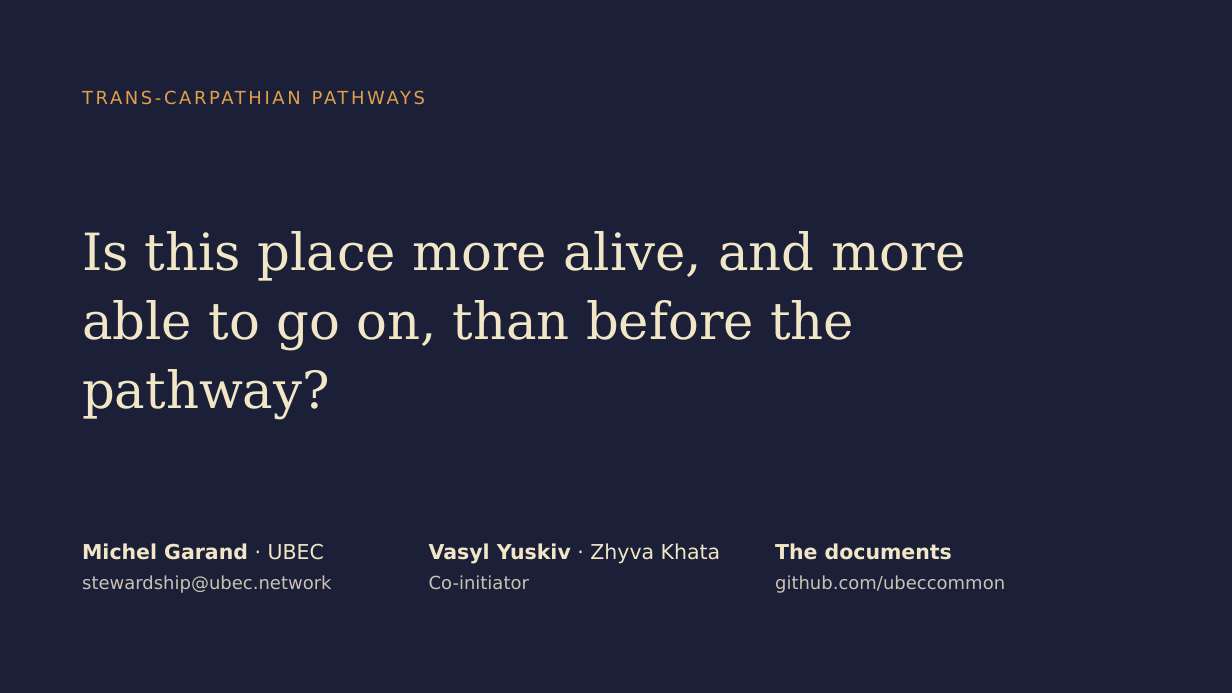
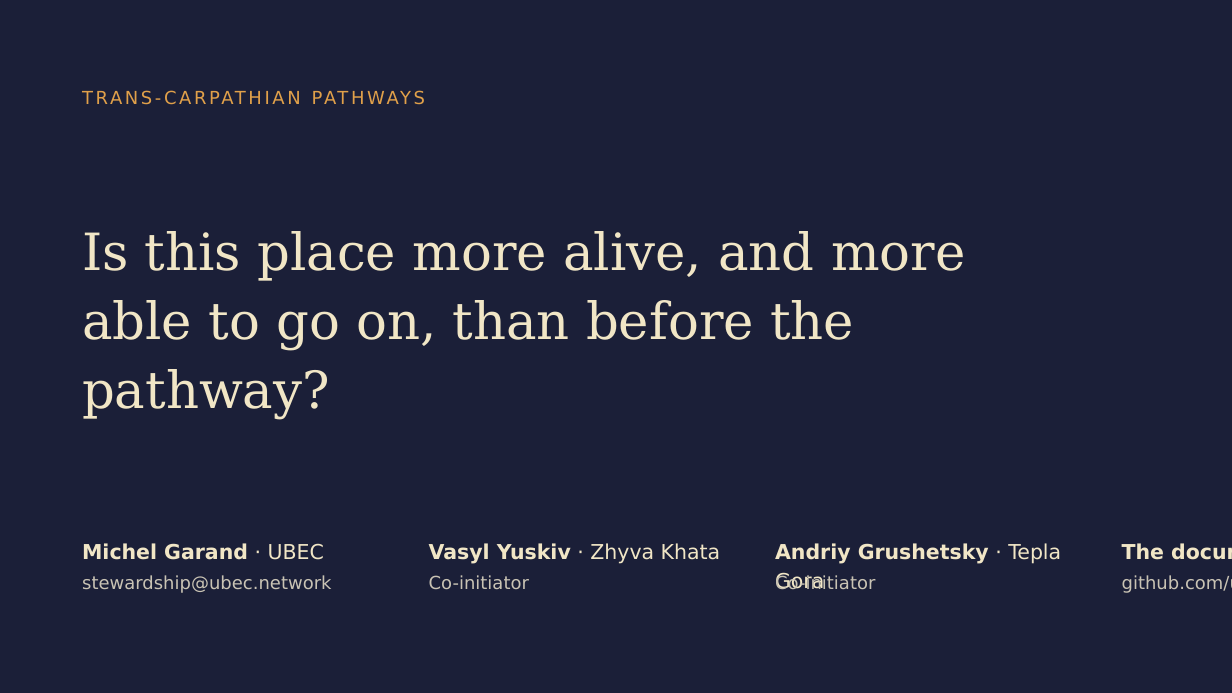
Before and after one commit to ubeccommon/trans_carpathian_pathways, a slide deck: slide 17 of docs/overview/Trans-Carpathian_Pathways_Overview.odp. Drawn at 1232x693 pixels with LibreOffice and Linux fonts; fonts in the diff are those of the drawing. Boxes give left, top, right and bottom in pixels: in the first picture for what was removed or moved away, otherwise in the second. Text is boxed around its words. In the diff, an @@ line names an element or a change of style, - is before the commit and + after.

```diff
--- a/docs/overview/Trans-Carpathian_Pathways_Overview.odp
+++ b/docs/overview/Trans-Carpathian_Pathways_Overview.odp
@@ text at box(775, 543, 1061, 589): text changed @@
-The documents
+Andriy Grushetsky · Tepla Gora
@@ text added at box(1122, 543, 1164, 560), 16 pt, text #F1E6C6, bold @@
+The documents
@@ text at box(775, 575, 875, 589): text changed @@
-github.com/ubeccommon
+Co-initiator
@@ text added at box(1122, 575, 1232, 593), 14 pt, text #C9C3B4 @@
+github.com/ubeccommon
```
Also in this commit, not shown: 34 other files.
